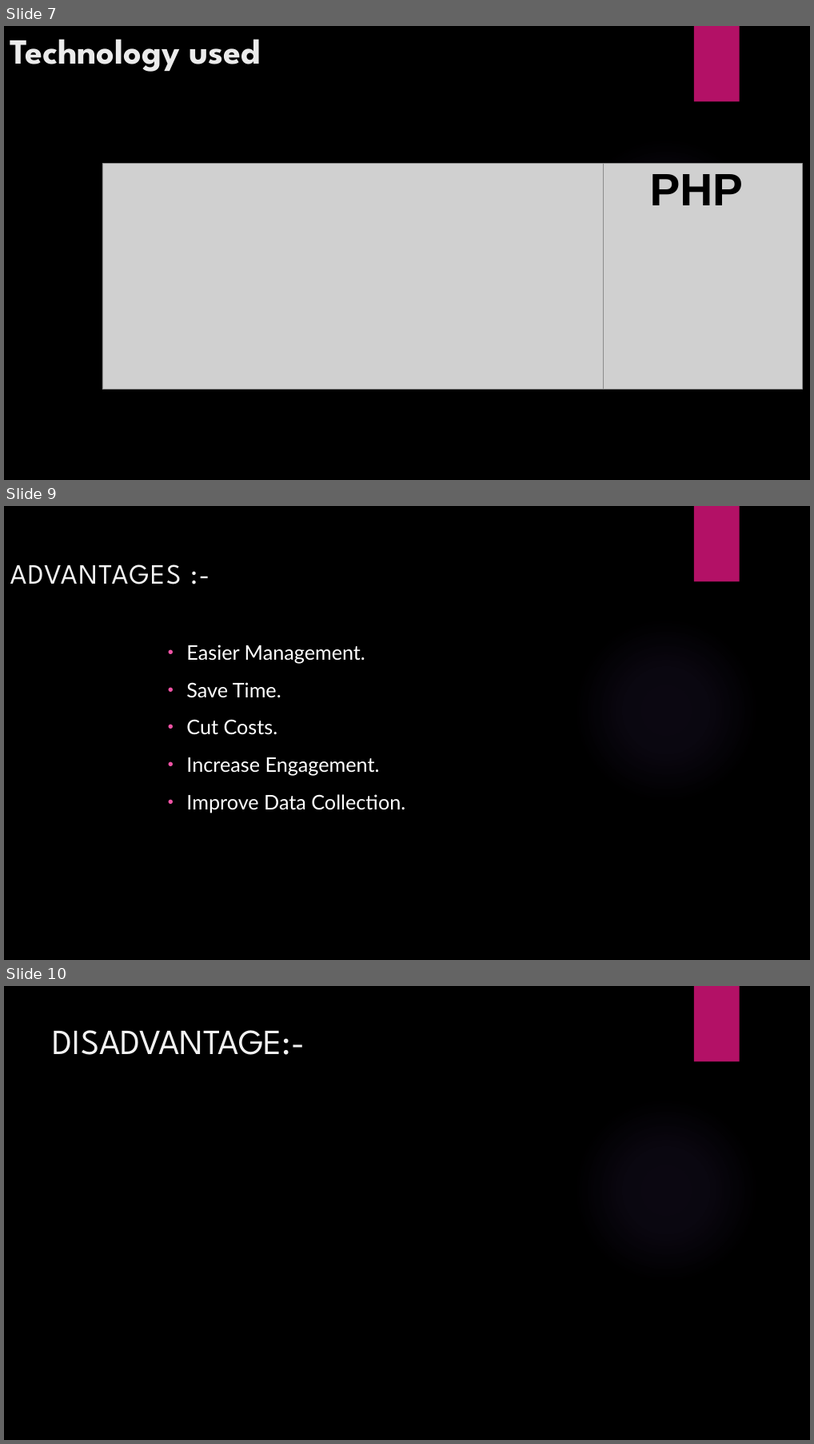
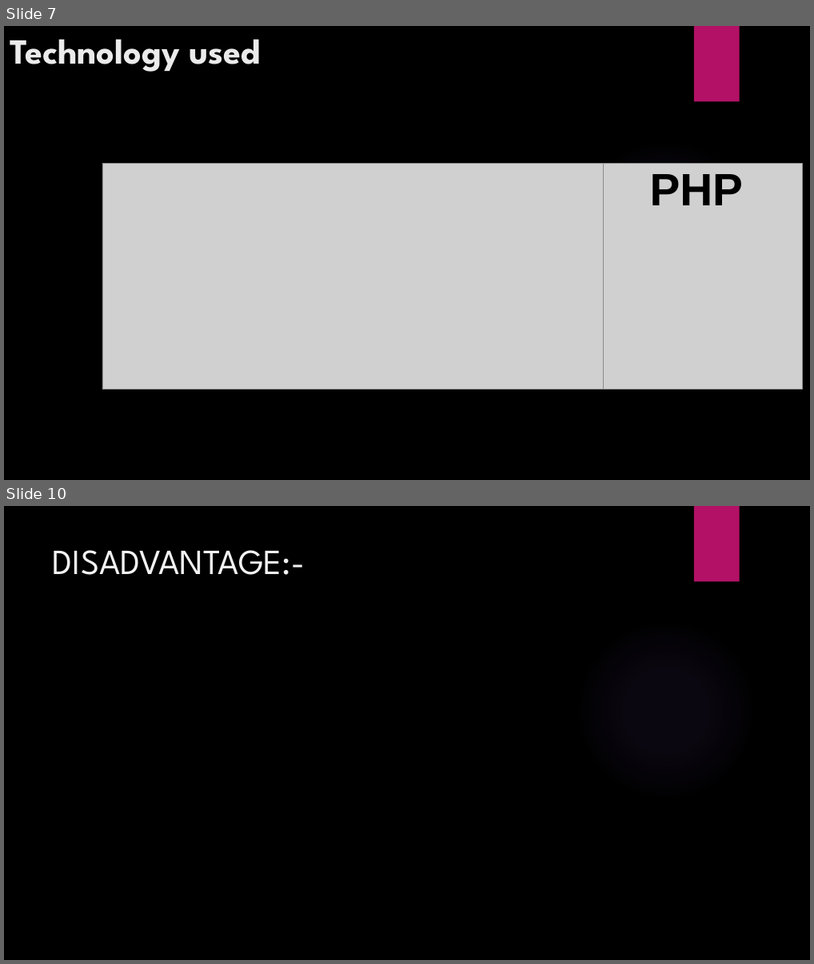
Before and after one commit to basudev786/Homebase, a slide deck: New Microsoft PowerPoint Presentation.pptx. Shown one above the other, each under a label of ours: slides 7, 9 and 10 before the commit, slides 7 and 10 after it; the slides between them are not shown. The pictures are 814x1444 and 814x964 pixels, drawn with LibreOffice and Linux fonts; fonts in the diff are those of the drawing; grey boxes stand for pictures; background and template pictures are left out. Boxes give left, top, right and bottom in pixels: in the first picture for what was removed or moved away, otherwise in the second. Text is boxed around its words. In the diff, an @@ line names an element or a change of style, - is before the commit and + after.

```diff
--- a/New Microsoft PowerPoint Presentation.pptx
+++ b/New Microsoft PowerPoint Presentation.pptx
@@ slide 9 removed at (4, 506, 810, 960), background picture (left out); not listed: 2 template elements that a slide beside it also shows @@
@@ title removed at (10, 564, 182, 584) @@
-ADVANTAGES :-
@@ text removed at (186, 644, 406, 813) @@
-• Easier Management.
-• Save Time.
-• Cut Costs.
-• Increase Engagement.
-• Improve Data Collection.
```
Also in this commit, not shown: 3 slides changed, 2 slides added, 1 other slide removed.
